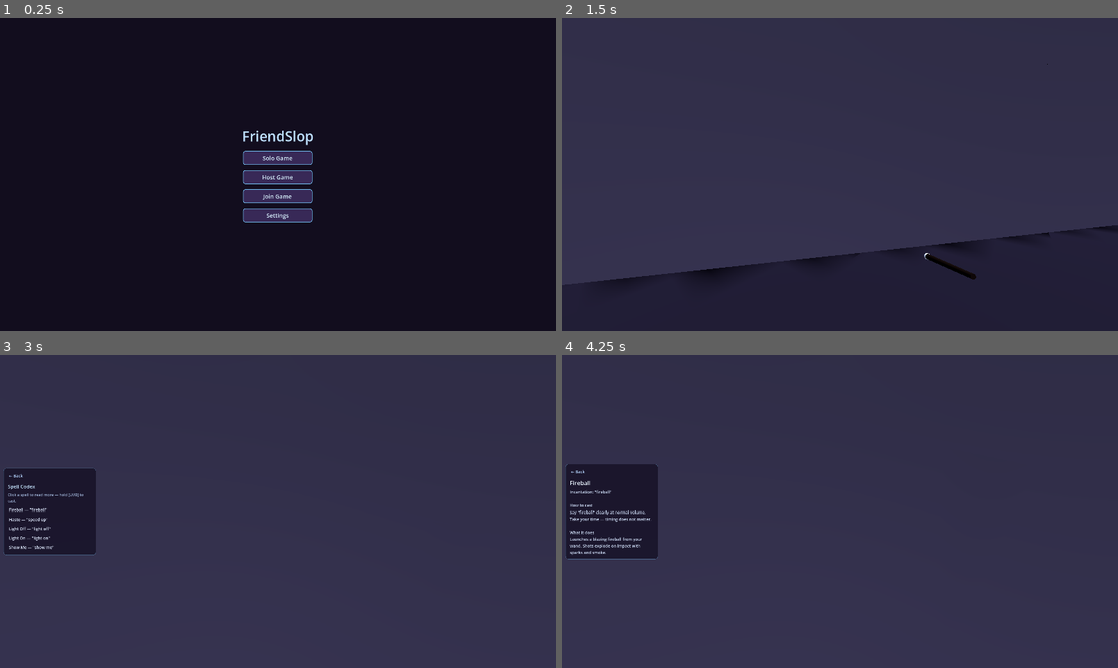
Above: before the commit, frames 1-4 (two rows, left to right).
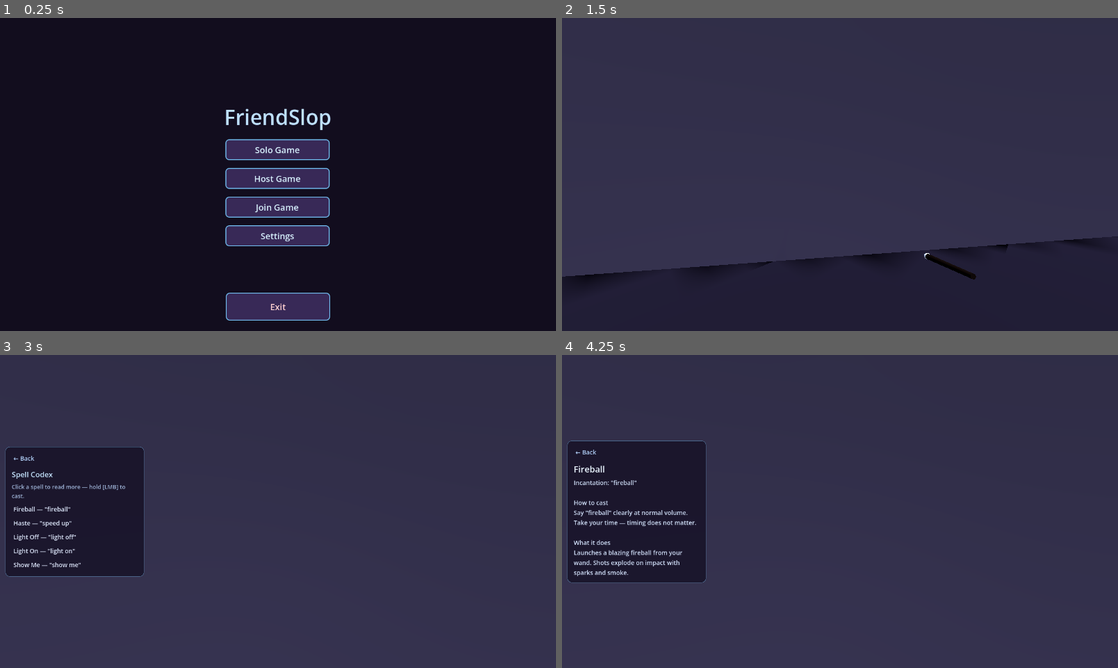
Above: after the commit, the same moments.

Repository: iamemilio/friend-slop
Game: Godot game, scene res://scenes/menu.tscn
Same seed, same stepped clock (60 frames per second), same inputs: the game is played once before the commit and once after it.
Inputs (mouse positions are in pixels of both pictures, inside the frame that each line leads up to):
- Up to frame 1 (0.25 s): no input
- Up to frame 2 (1.5 s): click "Solo Game" at 0.5 s; tap Enter at 1.25 s; move the mouse to (867, 174) at 1.27 s; hold W (move_forward) from 1.28 s (still down); hold F (interact) from 1.28 s (still down); click (867, 174) at 1.42 s
- Up to frame 3 (3 s): keep holding W (move_forward); tap Space (jump) at 1.52, 2, 2.27 s; move the mouse to (250, 511) at 2.02 s; release F (interact) at 2.03 s; tap Alt (radio_push) at 2.1 s; tap Enter at 2.75 s; move the mouse to (289, 505) at 2.77 s; hold B (spellbook) from 2.78 s (still down)
- Up to frame 4 (4.25 s): release W (move_forward) at 3.5 s; release B (spellbook) at 3.5 s; click "Fireball — 'fireball'" at 3.5 s

The runs differ from the first frame. In frame 1, 6.9% of the frame differs, in the area x 40-60%, y 28-97%; in frame 2, 1.4%; in frame 3, 6.7%; in frame 4, 7.4%, in the area x 0-26%, y 27-73%.
Error before the commit: Invalid assignment of property or key 'enabled' with value of type 'bool' on a base object of type 'Camera3D'. (res://scripts/characters/playable_character.gd:…

Commit message:
Exit button and attempts to fix resolution

Diff:
--- a/project.godot
+++ b/project.godot
@@ -15,14 +15,6 @@
 config/features=PackedStringArray("4.6", "Forward Plus")
 config/icon="res://icon.svg"
 
-[display]
-
-window/size/viewport_width=1920
-window/size/viewport_height=1080
-window/size/resizable=true
-window/stretch/mode="canvas_items"
-window/stretch/aspect="expand"
-
 [audio]
 
 driver/enable_input=true
@@ -38,6 +30,13 @@
 NetworkManager="*res://scripts/network/network_manager.gd"
 MatchStateManager="*res://scripts/match/match_state_manager.gd"
 FriendSlopVoiceAdapter="*res://scripts/voice/friend_slop_voice_adapter.gd"
+
+[display]
+
+window/size/viewport_width=2560
+window/size/viewport_height=1440
+window/stretch/mode="canvas_items"
+window/stretch/aspect="expand"
 
 [editor_plugins]
 
--- a/scenes/menu.tscn
+++ b/scenes/menu.tscn
@@ -109,6 +109,28 @@
 theme_override_styles/pressed = SubResource("StyleBoxFlat_button_hover")
 text = "Settings"
 
+[node name="BottomBar" type="MarginContainer" parent="."]
+layout_mode = 1
+anchors_preset = 12
+anchor_top = 1.0
+anchor_right = 1.0
+anchor_bottom = 1.0
+offset_top = -88.0
+grow_horizontal = 2
+grow_vertical = 0
+theme_override_constants/margin_bottom = 24
+
+[node name="ExitButton" type="Button" parent="BottomBar"]
+custom_minimum_size = Vector2(240, 48)
+layout_mode = 2
+size_flags_horizontal = 4
+theme_override_colors/font_color = Color(1, 0.82, 0.82, 1)
+theme_override_font_sizes/font_size = 20
+theme_override_styles/normal = SubResource("StyleBoxFlat_button")
+theme_override_styles/hover = SubResource("StyleBoxFlat_button_hover")
+theme_override_styles/pressed = SubResource("StyleBoxFlat_button_hover")
+text = "Exit"
+
 [node name="SettingsPanel" parent="." instance=ExtResource("2_settings")]
 
 [node name="LobbyPanel" parent="." instance=ExtResource("3_lobby")]
--- a/scenes/ui/settings_panel.tscn
+++ b/scenes/ui/settings_panel.tscn
@@ -106,7 +106,7 @@
 theme_override_colors/font_color = Color(0.45, 0.42, 0.55, 1)
 theme_override_font_sizes/font_size = 13
 autowrap_mode = 2
-text = "Resize the game window. Fullscreen is exited automatically when applying a preset."
+text = "Changes the game window size. Drag the window edges to resize manually. Fullscreen is exited automatically when applying a preset."
 
 [node name="CameraHeaderLabel" type="Label" parent="Panel/MarginContainer/VBox/TabContainer/General/MarginContainer/GeneralVBox"]
 layout_mode = 2
--- a/scripts/characters/playable_character.gd
+++ b/scripts/characters/playable_character.gd
@@ -258,8 +258,6 @@
 
 func _sync_view_camera() -> void:
 	var mine := _is_view_owner()
-	first_person_camera.enabled = mine
-	third_person_camera.enabled = mine
 	if not mine:
 		first_person_camera.current = false
 		third_person_camera.current = false
--- a/scripts/menu.gd
+++ b/scripts/menu.gd
@@ -1,5 +1,8 @@
 extends Control
 
+@onready var _center_container: CenterContainer = $CenterContainer
+@onready var _bottom_bar: MarginContainer = $BottomBar
+@onready var _exit_button: Button = $BottomBar/ExitButton
 @onready var _settings_panel: SettingsPanel = $SettingsPanel
 @onready var _lobby_panel: LobbyPanel = $LobbyPanel
 
@@ -10,6 +13,7 @@
 	$CenterContainer/VBoxContainer/HostButton.pressed.connect(_on_host_pressed)
 	$CenterContainer/VBoxContainer/JoinButton.pressed.connect(_on_join_pressed)
 	$CenterContainer/VBoxContainer/SettingsButton.pressed.connect(_on_settings_pressed)
+	_exit_button.pressed.connect(_on_exit_pressed)
 	_settings_panel.closed.connect(_on_settings_closed)
 	_lobby_panel.closed.connect(_on_lobby_closed)
 
@@ -39,6 +43,10 @@
 	_settings_panel.open()
 
 
+func _on_exit_pressed() -> void:
+	get_tree().quit()
+
+
 func _on_settings_closed() -> void:
 	_show_menu()
 
@@ -48,8 +56,10 @@
 
 
 func _hide_menu() -> void:
-	$CenterContainer.visible = false
+	_center_container.visible = false
+	_bottom_bar.visible = false
 
 
 func _show_menu() -> void:
-	$CenterContainer.visible = true
+	_center_container.visible = true
+	_bottom_bar.visible = true
--- a/scripts/settings_manager.gd
+++ b/scripts/settings_manager.gd
@@ -10,8 +10,8 @@
 const MIC_BUS_NAME := "MicCapture"
 
 var start_third_person: bool = false
-var window_width: int = DisplayResolutionPresetsScript.DEFAULT_SIZE.x
-var window_height: int = DisplayResolutionPresetsScript.DEFAULT_SIZE.y
+var window_width: int = 0
+var window_height: int = 0
 var master_volume: float = 1.0
 var input_device: String = ""
 var output_device: String = ""
@@ -33,7 +33,7 @@
 
 
 func get_resolution_presets() -> Array[Vector2i]:
-	return DisplayResolutionPresetsScript.PRESETS.duplicate()
+	return DisplayResolutionPresetsScript.build_presets(Vector2i(window_width, window_height))
 
 
 func set_window_resolution(width: int, height: int) -> void:
@@ -43,42 +43,78 @@
 
 
 func set_window_resolution_preset_index(index: int) -> void:
-	var size := DisplayResolutionPresetsScript.get_preset(index)
+	var current := Vector2i(window_width, window_height)
+	var size := DisplayResolutionPresetsScript.get_preset(index, current)
 	window_width = size.x
 	window_height = size.y
 
 
 func get_window_resolution_preset_index() -> int:
-	return DisplayResolutionPresetsScript.find_preset_index(
-		Vector2i(window_width, window_height)
-	)
+	var current := Vector2i(window_width, window_height)
+	return DisplayResolutionPresetsScript.find_preset_index(current, current)
+
+
+func is_running_embedded_in_editor() -> bool:
+	return Engine.is_embedded_in_editor()
 
 
 func apply_display_settings() -> void:
 	if not is_inside_tree() or DisplayServer.get_name() == "headless":
 		return
+	if Engine.is_embedded_in_editor():
+		return
 	call_deferred("_deferred_apply_window_size", Vector2i(window_width, window_height))
 
 
 func _deferred_apply_window_size(target: Vector2i) -> void:
+	if Engine.is_embedded_in_editor():
+		return
 	var window := get_tree().root as Window
 	if window == null:
 		return
-	window.unresizable = false
 	_ensure_windowed(window)
-	window.content_scale_size = target
+	_configure_root_window(window)
+	window.content_scale_size = Vector2i.ZERO
 	DisplayServer.window_set_size(target)
 	window.size = target
+	DisplayServer.window_set_min_size(Vector2i(640, 360))
+	_center_window(target)
+
+
+func _configure_root_window(window: Window) -> void:
+	window.borderless = false
+	window.unresizable = false
+	window.popup_window = false
+	window.extend_to_title = false
+	window.exclusive = false
+	DisplayServer.window_set_flag(DisplayServer.WINDOW_FLAG_BORDERLESS, false)
+	DisplayServer.window_set_flag(DisplayServer.WINDOW_FLAG_RESIZE_DISABLED, false)
+	DisplayServer.window_set_flag(DisplayServer.WINDOW_FLAG_POPUP, false)
+	DisplayServer.window_set_flag(DisplayServer.WINDOW_FLAG_EXTEND_TO_TITLE, false)
+
+
+func _center_window(size: Vector2i) -> void:
+	var screen_id := DisplayServer.window_get_current_screen()
+	if screen_id < 0:
+		screen_id = DisplayServer.get_primary_screen()
+	var screen_origin := DisplayServer.screen_get_position(screen_id)
+	var screen_size := DisplayServer.screen_get_size(screen_id)
+	var window_pos := screen_origin + (screen_size - size) / 2
+	DisplayServer.window_set_position(window_pos)
 
 
 func load_settings() -> void:
 	var config := ConfigFile.new()
 	if config.load(SETTINGS_PATH) != OK:
+		_apply_native_default_window_size()
 		return
 
 	start_third_person = config.get_value("general", "start_third_person", start_third_person)
 	window_width = int(config.get_value("display", "window_width", window_width))
 	window_height = int(config.get_value("display", "window_height", window_height))
+	if window_width <= 0 or window_height <= 0:
+		_apply_native_default_window_size()
+		return
 	var normalized := DisplayResolutionPresetsScript.normalize_size(
 		Vector2i(window_width, window_height)
 	)
@@ -219,3 +255,9 @@
 			or mode == DisplayServer.WINDOW_MODE_MAXIMIZED:
 		DisplayServer.window_set_mode(DisplayServer.WINDOW_MODE_WINDOWED)
 		window.mode = Window.MODE_WINDOWED
+
+
+func _apply_native_default_window_size() -> void:
+	var native := DisplayResolutionPresetsScript.get_default_monitor_size()
+	window_width = native.x
+	window_height = native.y
--- a/scripts/ui/display_resolution_presets.gd
+++ b/scripts/ui/display_resolution_presets.gd
@@ -1,46 +1,119 @@
 class_name DisplayResolutionPresets
 extends RefCounted
 
-## Known window resolutions for the settings dropdown.
+## Window resolution presets for the settings dropdown.
 
 const DEFAULT_SIZE := Vector2i(1920, 1080)
+const UHD_4K := Vector2i(3840, 2160)
 
-const PRESETS: Array[Vector2i] = [
+const STANDARD_PRESETS: Array[Vector2i] = [
 	Vector2i(1280, 720),
 	Vector2i(1366, 768),
 	Vector2i(1600, 900),
-	Vector2i(1920, 1080),
+	DEFAULT_SIZE,
 	Vector2i(2560, 1440),
-	Vector2i(3840, 2160),
+	UHD_4K,
 ]
+
+## Back-compat alias for tests and callers that read the static list.
+const PRESETS := STANDARD_PRESETS
+
+
+static func get_default_monitor_size() -> Vector2i:
+	if DisplayServer.get_name() == "headless":
+		return DEFAULT_SIZE
+	var screen_id := DisplayServer.get_primary_screen()
+	var logical := DisplayServer.screen_get_size(screen_id)
+	if logical.x <= 0 or logical.y <= 0:
+		return DEFAULT_SIZE
+	var dpi := float(DisplayServer.screen_get_dpi(screen_id))
+	if dpi > 96.0:
+		var scale := dpi / 96.0
+		var estimated := Vector2i(
+			roundi(float(logical.x) * scale),
+			roundi(float(logical.y) * scale)
+		)
+		return _snap_to_nearest_standard(estimated)
+	return _snap_to_nearest_standard(logical)
+
+
+static func build_presets(include_size: Vector2i = Vector2i.ZERO) -> Array[Vector2i]:
+	var presets: Array[Vector2i] = []
+	_add_unique_preset(presets, get_default_monitor_size())
+	if include_size.x > 0 and include_size.y > 0:
+		_add_unique_preset(presets, include_size)
+	for size in STANDARD_PRESETS:
+		_add_unique_preset(presets, size)
+	return _sort_presets_descending(presets)
 
 
 static func preset_count() -> int:
-	return PRESETS.size()
+	return build_presets().size()
 
 
-static func get_preset(index: int) -> Vector2i:
-	if index < 0 or index >= PRESETS.size():
-		return DEFAULT_SIZE
-	return PRESETS[index]
+static func get_preset(index: int, include_size: Vector2i = Vector2i.ZERO) -> Vector2i:
+	var presets := build_presets(include_size)
+	if index < 0 or index >= presets.size():
+		return get_default_monitor_size()
+	return presets[index]
 
 
 static func format_label(size: Vector2i) -> String:
-	return "%d x %d" % [size.x, size.y]
+	var label := "%d x %d" % [size.x, size.y]
+	if size == UHD_4K:
+		return label + " (4K)"
+	if size == get_default_monitor_size():
+		return label + " (Native)"
+	return label
 
 
-static func find_preset_index(size: Vector2i) -> int:
-	for i in PRESETS.size():
-		if PRESETS[i] == size:
+static func find_preset_index(size: Vector2i, include_size: Vector2i = Vector2i.ZERO) -> int:
+	var presets := build_presets(include_size)
+	for i in presets.size():
+		if presets[i] == size:
 			return i
-	return find_default_preset_index()
+	return find_default_preset_index(include_size)
 
 
-static func find_default_preset_index() -> int:
-	return find_preset_index(DEFAULT_SIZE)
+static func find_default_preset_index(include_size: Vector2i = Vector2i.ZERO) -> int:
+	return find_preset_index(get_default_monitor_size(), include_size)
 
 
 static func normalize_size(size: Vector2i) -> Vector2i:
-	if find_preset_index(size) >= 0:
+	if find_preset_index(size, size) >= 0:
 		return size
-	return DEFAULT_SIZE
+	return get_default_monitor_size()
+
+
+static func includes_uhd_4k() -> bool:
+	return build_presets().has(UHD_4K)
+
+
+static func _snap_to_nearest_standard(size: Vector2i) -> Vector2i:
+	var best := DEFAULT_SIZE
+	var best_distance := INF
+	for preset in STANDARD_PRESETS:
+		var distance: float = absf(float(preset.x - size.x)) + absf(float(preset.y - size.y))
+		if distance < best_distance:
+			best_distance = distance
+			best = preset
+	return best
+
+
+static func _sort_presets_descending(presets: Array[Vector2i]) -> Array[Vector2i]:
+	var sorted := presets.duplicate()
+	sorted.sort_custom(func(a: Vector2i, b: Vector2i) -> bool:
+		var area_a := a.x * a.y
+		var area_b := b.x * b.y
+		if area_a == area_b:
+			return a.x > b.x
+		return area_a > area_b
+	)
+	return sorted
+
+
+static func _add_unique_preset(presets: Array[Vector2i], size: Vector2i) -> void:
+	for existing in presets:
+		if existing == size:
+			return
+	presets.append(size)
--- a/scripts/ui/settings_panel.gd
+++ b/scripts/ui/settings_panel.gd
@@ -16,6 +16,7 @@
 var _mic_status_label: Label
 var _start_third_person_checkbox: CheckBox
 var _resolution_option: OptionButton
+var _resolution_hint_label: Label
 var _dev_apprentice_button: Button
 var _dev_warden_button: Button
 var _voice_stub_checkbox: CheckBox
@@ -101,6 +102,7 @@
 func _cache_node_refs() -> void:
 	_start_third_person_checkbox = _general_vbox.get_node("StartThirdPersonCheckBox")
 	_resolution_option = _general_vbox.get_node("ResolutionOption")
+	_resolution_hint_label = _general_vbox.get_node("ResolutionHintLabel")
 	_output_device_option = _audio_vbox.get_node("OutputDeviceOption")
 	_input_device_option = _audio_vbox.get_node("InputDeviceOption")
 	_master_volume_slider = _audio_vbox.get_node("MasterVolumeRow/MasterVolumeSlider")
@@ -148,6 +150,22 @@
 	_resolution_option.clear()
 	for size in SettingsManager.get_resolution_presets():
 		_resolution_option.add_item(DisplayResolutionPresetsScript.format_label(size))
+	_update_resolution_hint()
+
+
+func _update_resolution_hint() -> void:
+	if _resolution_hint_label == null:
+		return
+	if SettingsManager.is_running_embedded_in_editor():
+		_resolution_hint_label.text = (
+			"Resolution applies when running the exported game or with "
+			+ "Embed Game On Next Play disabled in the Godot editor."
+		)
+	else:
+		_resolution_hint_label.text = (
+			"Changes the game window size. Drag the window edges to resize manually. "
+			+ "Fullscreen is exited automatically when applying a preset."
+		)
 
 
 func _select_resolution(index: int) -> void:
--- a/tests/unit/test_display_resolution_presets.gd
+++ b/tests/unit/test_display_resolution_presets.gd
@@ -5,17 +5,28 @@
 
 
 func run() -> int:
+	var failures := 0
 	if DisplayResolutionPresetsScript.preset_count() < 4:
+		failures += 1
 		push_error("Expected several resolution presets")
-		return 1
-	if DisplayResolutionPresetsScript.find_preset_index(Vector2i(1920, 1080)) != 3:
-		push_error("Expected 1920x1080 preset index")
-		return 1
+	var presets := DisplayResolutionPresetsScript.build_presets()
+	if not presets.has(Vector2i(1920, 1080)):
+		failures += 1
+		push_error("Expected 1920x1080 in preset list")
+	if not DisplayResolutionPresetsScript.includes_uhd_4k():
+		failures += 1
+		push_error("Expected 3840x2160 (4K) in preset list")
+	if presets.size() > 1 and presets[0].x * presets[0].y < presets[1].x * presets[1].y:
+		failures += 1
+		push_error("Expected presets sorted largest first")
 	if DisplayResolutionPresetsScript.format_label(Vector2i(1280, 720)) != "1280 x 720":
+		failures += 1
 		push_error("Expected formatted resolution label")
-		return 1
+	if DisplayResolutionPresetsScript.format_label(Vector2i(3840, 2160)) != "3840 x 2160 (4K)":
+		failures += 1
+		push_error("Expected 4K preset label")
 	var normalized := DisplayResolutionPresetsScript.normalize_size(Vector2i(9999, 8888))
-	if normalized != DisplayResolutionPresetsScript.DEFAULT_SIZE:
-		push_error("Expected unknown resolutions to fall back to default")
-		return 1
-	return 0
+	if normalized != DisplayResolutionPresetsScript.get_default_monitor_size():
+		failures += 1
+		push_error("Expected unknown resolutions to fall back to native default")
+	return failures
Not shown, changed: .cursor/hooks/pre-finish-checks.cmd
Not shown, changed: .cursor/hooks/pre-finish-checks.py
Not shown, changed: tools/run-checks.ps1
Not shown, changed: tools/run_checks.py
